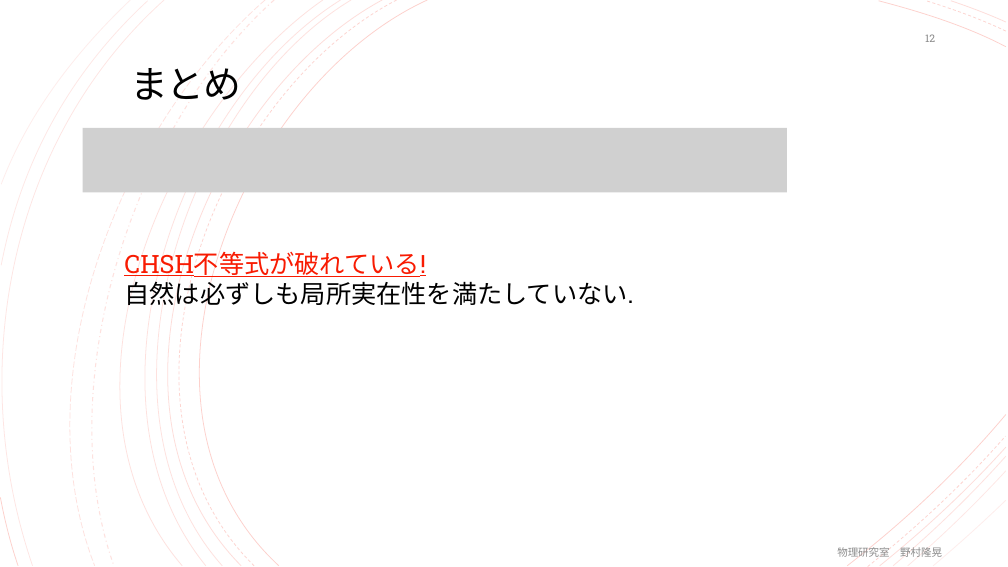
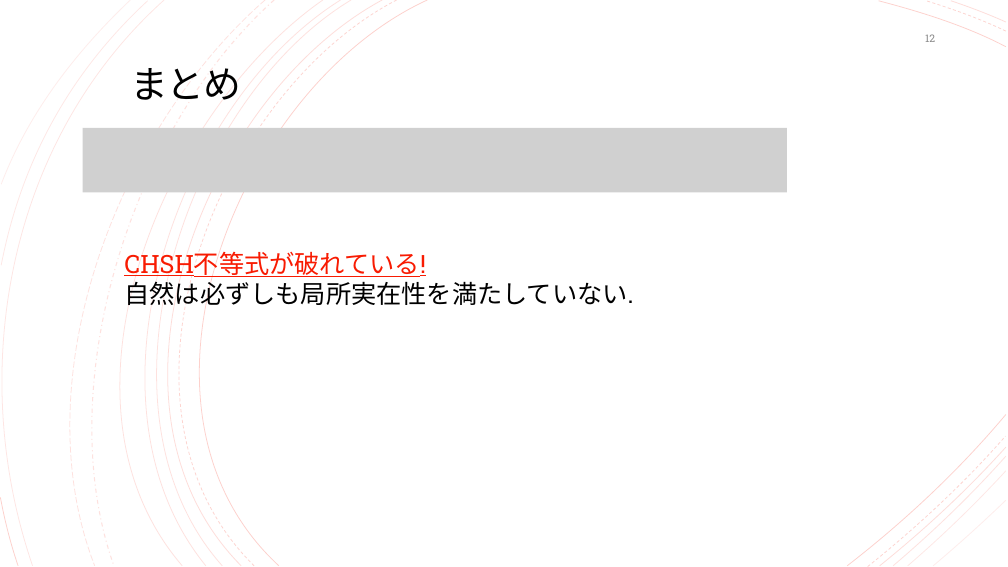
Before and after one commit to nmrintel/Quantum, a slide deck: slide 12 of handout/中間発表.pptx. Drawn at 1008x567 pixels with LibreOffice and Linux fonts; fonts in the diff are those of the drawing; grey boxes stand for pictures. Boxes give left, top, right and bottom in pixels: in the first picture for what was removed or moved away, otherwise in the second. Text is boxed around its words. In the diff, an @@ line names an element or a change of style, - is before the commit and + after.

```diff
--- a/handout/中間発表.pptx
+++ b/handout/中間発表.pptx
@@ text removed at bbox=[837, 547, 942, 557] @@
-物理研究室 野村隆晃
```
Also in this commit, not shown: 17 other slides changed.
